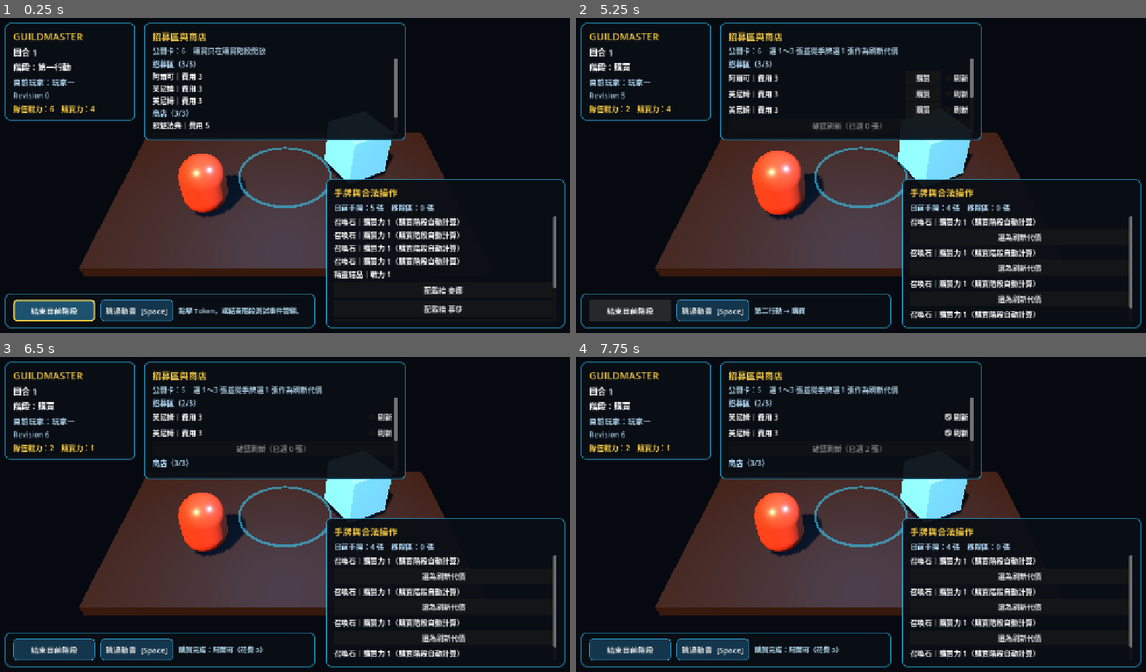
Above: before the commit, frames 1-4 (two rows, left to right).
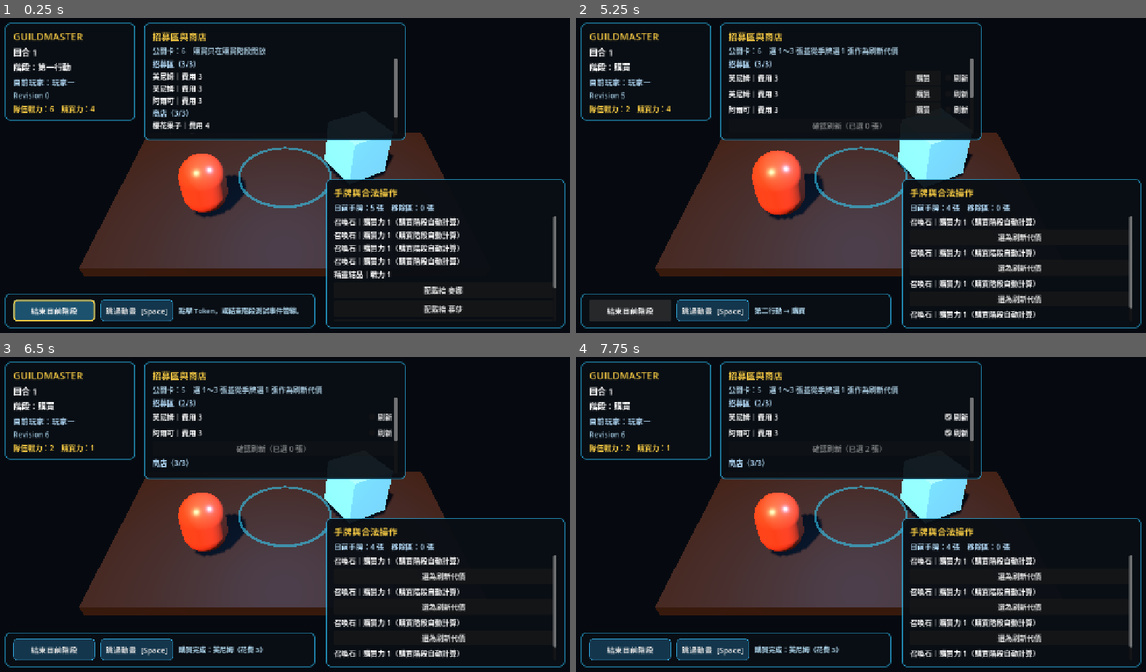
Above: after the commit, the same moments.

Repository: newhandarky/Guildmaster-Deckbuilder-Godot
Game: Godot game, scene res://scenes/boot/main.tscn
Same seed, same stepped clock (60 frames per second), same inputs: the game is played once before the commit and once after it.
Inputs:
- Up to frame 1 (0.25 s): no input
- Up to frame 2 (5.25 s): click "結束目前階段" at 0.5 s; click "討伐並略過獎勵" at 1.25 s; click "跳過動畫 [Space]" at 2 s; click "結束目前階段" at 2.75 s; click "配戴給 辛芙妮" at 3.5 s; click "跳過動畫 [Space]" at 4.25 s; click "結束目前階段" at 5 s
- Up to frame 3 (6.5 s): click "購買" at 5.75 s
- Up to frame 4 (7.75 s): click "刷新" at 6.5 s; click "刷新" at 7.25 s

The runs differ from the first frame. In frame 1, 0.3% of the frame differs, in the area x 26-37%, y 17-36%; in frame 2, 0.1%; in frame 3, 0.1%; in frame 4, 0.1%.

Commit message:
feat: add fire elemental hand redraw

Diff:
--- a/app/game_session.gd
+++ b/app/game_session.gd
@@ -6,7 +6,7 @@
 signal command_rejected(error_code: String)
 
 const CONTENT_PACK_PATH := "res://content/packs/base_vertical_slice.json"
-const RULESET_FINGERPRINT := "ruleset:vertical-slice:0.10.0"
+const RULESET_FINGERPRINT := "ruleset:vertical-slice:0.11.0"
 
 var state: GameStateData
 var content_registry := ContentRegistry.new()
@@ -189,7 +189,7 @@
 		return {}
 	return {
 		"snapshot_schema_version": 1,
-		"app_version": "0.10.0",
+		"app_version": "0.11.0",
 		"content_fingerprint": content_registry.pack_fingerprint,
 		"ruleset_fingerprint": RULESET_FINGERPRINT,
 		"state": state.to_dictionary(),
--- a/content/packs/base_vertical_slice.json
+++ b/content/packs/base_vertical_slice.json
@@ -1,7 +1,7 @@
 {
   "manifest": {
     "pack_id": "base:vertical-slice",
-    "version": "0.10.0",
+    "version": "0.11.0",
     "includes_custom_adventurers": false
   },
   "definitions": [
@@ -168,6 +168,27 @@
       "presentation_id": "base:presentation/monster-gargoyle"
     },
     {
+      "definition_id": "base:monster/monster-13",
+      "display_name": "火元素",
+      "card_type": "monster",
+      "copies": 2,
+      "combat": 4,
+      "purchase_power": 1,
+      "honor": 3,
+      "tags": [
+        "enemy",
+        "monster"
+      ],
+      "effects": [
+        {
+          "op": "discard_hand_and_draw",
+          "timing": "on_defeat",
+          "optional": true
+        }
+      ],
+      "presentation_id": "base:presentation/monster-fire-elemental"
+    },
+    {
       "definition_id": "base:starter/summoning-stone",
       "display_name": "召喚石",
       "card_type": "starter",
--- a/domain/commands/combat_service.gd
+++ b/domain/commands/combat_service.gd
@@ -109,6 +109,8 @@
 					reward_parts.append("+%d 購買力" % int(effect.get("amount", 0)))
 				&"draw":
 					reward_parts.append("抽 %d 張" % int(effect.get("amount", 0)))
+				&"discard_hand_and_draw":
+					reward_parts.append("可棄掉全部手牌，再抽相同張數")
 				&"choose_remove_card":
 					reward_parts.append("可從%s移除 %d 張" % [
 						_source_zone_label(StringName(effect.get("source_zone_key", ""))),
--- a/domain/effects/effect_resolver.gd
+++ b/domain/effects/effect_resolver.gd
@@ -5,6 +5,7 @@
 	&"grant_purchase_power",
 	&"grant_combat",
 	&"draw",
+	&"discard_hand_and_draw",
 	&"conditional_combat",
 	&"choose_remove_card",
 	&"choose_gain_card",
@@ -78,6 +79,48 @@
 					"op": str(operation),
 					"amount": amount,
 					"drawn_count": int(draw_result.get("drawn_count", 0)),
+				})
+				continue
+			&"discard_hand_and_draw":
+				var hand_zone_id := StringName(player.zone_ids.get(&"hand", &""))
+				var discard_zone_id := StringName(player.zone_ids.get(&"discard_pile", &""))
+				var draw_zone_id := StringName(player.zone_ids.get(&"draw_pile", &""))
+				var hand := state.zones.get(hand_zone_id) as ZoneData
+				var discard := state.zones.get(discard_zone_id) as ZoneData
+				var draw_pile := state.zones.get(draw_zone_id) as ZoneData
+				if hand == null or discard == null or draw_pile == null:
+					return "missing_player_card_zone"
+				var locked_card_ids := hand.card_instance_ids.duplicate()
+				var locked_count := locked_card_ids.size()
+				events.append({
+					"type": "hand_redraw_started",
+					"actor_id": str(actor_id),
+					"locked_card_ids": _string_name_array_to_strings(locked_card_ids),
+					"locked_count": locked_count,
+				})
+				for card_instance_id: StringName in locked_card_ids:
+					var move_result := ZoneService.move_card(
+						state, card_instance_id, hand_zone_id, discard_zone_id
+					)
+					if not bool(move_result.get("ok", false)):
+						return str(move_result.get("error", "hand_redraw_discard_failed"))
+					var move_event := (move_result.get("event", {}) as Dictionary).duplicate(true)
+					move_event["reason"] = "hand_redraw_discard"
+					events.append(move_event)
+				var redraw_result := DeckService.draw_cards(
+					state, actor_id, locked_count, events
+				)
+				if not bool(redraw_result.get("ok", false)):
+					return str(redraw_result.get("error", "hand_redraw_draw_failed"))
+				if int(redraw_result.get("drawn_count", 0)) != locked_count:
+					return "hand_redraw_count_mismatch"
+				events.append({
+					"type": "effect_resolved",
+					"actor_id": str(actor_id),
+					"effect_index": index,
+					"op": str(operation),
+					"discarded_count": locked_count,
+					"drawn_count": int(redraw_result.get("drawn_count", 0)),
 				})
 				continue
 			&"choose_remove_card":
@@ -229,3 +272,10 @@
 	if card == null:
 		return null
 	return definitions.get(StringName(card.get("definition_id", ""))) as CardDefinition
+
+
+static func _string_name_array_to_strings(values: Array[StringName]) -> Array[String]:
+	var result: Array[String] = []
+	for value: StringName in values:
+		result.append(str(value))
+	return result
--- a/domain/state/game_state_data.gd
+++ b/domain/state/game_state_data.gd
@@ -6,8 +6,8 @@
 
 var schema_version: int = 1
 var game_id: StringName = &"game-demo-001"
-var content_version: String = "0.10.0"
-var ruleset_version: String = "0.10.0"
+var content_version: String = "0.11.0"
+var ruleset_version: String = "0.11.0"
 var seed_value: int = 20260909
 var rng_state: int = 0
 var revision: int = 0
@@ -114,6 +114,18 @@
 			"definition_id": "base:monster/monster-12",
 			"owner_id": "",
 			"state": {"target_id": "target-monster-12-02"},
+		},
+		&"card-monster-fire-elemental-01": {
+			"instance_id": "card-monster-fire-elemental-01",
+			"definition_id": "base:monster/monster-13",
+			"owner_id": "",
+			"state": {"target_id": "target-monster-13-01"},
+		},
+		&"card-monster-fire-elemental-02": {
+			"instance_id": "card-monster-fire-elemental-02",
+			"definition_id": "base:monster/monster-13",
+			"owner_id": "",
+			"state": {"target_id": "target-monster-13-02"},
 		},
 	}
 	for player_id: StringName in state.turn_order:
@@ -137,6 +149,8 @@
 		&"card-monster-automaton-warrior-02",
 		&"card-monster-gargoyle-01",
 		&"card-monster-gargoyle-02",
+		&"card-monster-fire-elemental-01",
+		&"card-monster-fire-elemental-02",
 	])
 	var monster_rng := DeterministicRng.new(state.seed_value, state.rng_state)
 	monster_rng.shuffle(monster_cycle.card_instance_ids)
--- a/persistence/snapshot_codec.gd
+++ b/persistence/snapshot_codec.gd
@@ -8,7 +8,7 @@
 	var state_data := state.to_dictionary()
 	return CanonicalJson.stringify({
 		"snapshot_schema_version": 1,
-		"app_version": "0.10.0",
+		"app_version": "0.11.0",
 		"content_fingerprint": content_fingerprint,
 		"ruleset_fingerprint": ruleset_fingerprint,
 		"state": state_data,
--- a/tests/headless/run_smoke.gd
+++ b/tests/headless/run_smoke.gd
@@ -35,6 +35,7 @@
 	_test_automaton_archer_pending_choice()
 	_test_automaton_warrior_discard_choice()
 	_test_gargoyle_recruit_choice()
+	_test_fire_elemental_hand_redraw()
 	_test_combat_rejection_is_atomic()
 	_test_combat_equipment_departure()
 	_test_supply_setup_and_determinism()
@@ -49,6 +50,7 @@
 	await _test_pending_choice_hud_integration()
 	await _test_discard_choice_hud_integration()
 	await _test_gargoyle_choice_hud_integration()
+	await _test_fire_elemental_hud_integration()
 	_test_play_adventurer_capacity_and_equipment_departure()
 	_test_use_item_draw_and_rest_cleanup()
 	_test_turn_rotation()
@@ -72,7 +74,7 @@
 	var registry := ContentRegistry.new()
 	var errors := registry.load_pack("res://content/packs/base_vertical_slice.json")
 	_expect(errors.is_empty(), "base content pack should validate: %s" % "; ".join(errors))
-	_expect(registry.definitions.size() == 19, "vertical slice should load nineteen base definitions")
+	_expect(registry.definitions.size() == 20, "vertical slice should load twenty base definitions")
 	var warrior := registry.definitions.get(&"base:monster/monster-11") as CardDefinition
 	_expect(
 		warrior != null and warrior.copies == 2 and warrior.combat == 4 \
@@ -84,6 +86,13 @@
 		gargoyle != null and gargoyle.copies == 2 and gargoyle.combat == 6 \
 				and gargoyle.purchase_power == 2 and gargoyle.honor == 4,
 		"gargoyle should use the confirmed 2 copies and 6/2/4 values"
+	)
+	var fire_elemental := registry.definitions.get(&"base:monster/monster-13") as CardDefinition
+	_expect(
+		fire_elemental != null and fire_elemental.copies == 2 \
+				and fire_elemental.combat == 4 and fire_elemental.purchase_power == 1 \
+				and fire_elemental.honor == 3,
+		"fire elemental should use the confirmed 2 copies and 4/1/3 values"
 	)
 	_expect(not registry.definitions.has(&"custom:adventurer/melee-01"), "custom adventurers must stay disabled")
 	_expect(not registry.pack_fingerprint.is_empty(), "content pack should expose a deterministic fingerprint")
@@ -95,7 +104,7 @@
 	var first_fingerprint := registry.pack_fingerprint
 	var second_errors := registry.load_pack("res://content/packs/base_vertical_slice.json")
 	_expect(first_errors.is_empty() and second_errors.is_empty(), "content pack should be safely reloadable")
-	_expect(registry.definitions.size() == 19, "content reload must not retain duplicate definitions")
+	_expect(registry.definitions.size() == 20, "content reload must not retain duplicate definitions")
 	_expect(registry.pack_fingerprint == first_fingerprint, "same content should keep the same fingerprint")
 
 
@@ -121,7 +130,7 @@
 
 func _test_official_starting_setup() -> void:
 	var state := GameStateData.create_vertical_slice()
-	_expect(state.cards.size() == 47, "setup should create player cards, thirteen monsters, and fourteen market cards")
+	_expect(state.cards.size() == 49, "setup should create player cards, fifteen monsters, and fourteen market cards")
 	for player_id: StringName in state.turn_order:
 		var player := state.players[player_id] as PlayerStateData
 		var party := state.zones[player.zone_ids[&"party"]] as ZoneData
@@ -416,7 +425,7 @@
 	var row := state.zones[SupplyService.MONSTER_ROW_ID] as ZoneData
 	var cycle := state.zones[SupplyService.MONSTER_CYCLE_ID] as ZoneData
 	_expect(row.card_instance_ids.size() == 3, "vertical slice should reveal three monsters")
-	_expect(cycle.card_instance_ids.size() == 10, "vertical slice cycle should retain ten monsters")
+	_expect(cycle.card_instance_ids.size() == 12, "vertical slice cycle should retain twelve monsters")
 	_expect(
 		row.card_instance_ids == [
 			&"card-monster-skeleton-01",
@@ -1400,6 +1409,296 @@
 					.card_instance_ids.size() == SupplyService.ROW_SIZE,
 			"rest phase should refill the recruit taken by gargoyle"
 		)
+
+
+func _test_fire_elemental_hand_redraw() -> void:
+	var definitions := _load_definitions()
+	var fire_id := &"card-monster-fire-elemental-01"
+	var state := GameStateData.create_vertical_slice(259)
+	var expose_error := _expose_monster(
+		state, fire_id, &"card-monster-rabbit-demon-01"
+	)
+	_expect(expose_error.is_empty(), "fire elemental fixture should expose the target")
+	if not expose_error.is_empty():
+		return
+	var phase_result := RulesEngine.dispatch(
+		state,
+		_end_phase_envelope(state, "cmd-fire-elemental-combat-setup"),
+		definitions
+	)
+	_expect(bool(phase_result.get("ok", false)), "fire elemental fixture should enter combat")
+	if not bool(phase_result.get("ok", false)):
+		return
+	state = phase_result["state"] as GameStateData
+	var player := state.players[&"p1"] as PlayerStateData
+	var hand := state.zones[player.zone_ids[&"hand"]] as ZoneData
+	var original_hand := hand.card_instance_ids.duplicate()
+	var original_rng_state := state.rng_state
+	var preview := CombatService.preview_attack(state, &"p1", fire_id, definitions)
+	_expect(bool(preview.get("legal", false)), "fire elemental should be attackable")
+	_expect(
+		preview.get("reward_summary") \
+				== "可棄掉全部手牌，再抽相同張數、取得此卡（購買力 1／榮譽 3）",
+		"fire elemental preview should show the complete optional redraw reward"
+	)
+	_expect(
+		bool(preview.get("optional_reward", false)) \
+				and not bool(preview.get("deferred_choice", true)),
+		"fire elemental should use the immediate ATTACK_TARGET optional reward flow"
+	)
+	var fire_commands: Array[Dictionary] = []
+	for command: Dictionary in RulesEngine.get_legal_commands(state, &"p1", definitions):
+		if StringName(command.get("target_card_id", "")) == fire_id:
+			fire_commands.append(command)
+	_expect(fire_commands.size() == 2, "fire elemental should expose execute and skip attacks")
+	var has_execute := false
+	var has_skip := false
+	for command: Dictionary in fire_commands:
+		has_execute = has_execute or bool(command.get("claim_optional_reward", false))
+		has_skip = has_skip or not bool(command.get("claim_optional_reward", true))
+	_expect(has_execute and has_skip, "fire elemental legal commands should include both reward choices")
+
+	var attack_envelope := _command_envelope(state, {
+		"type": "ATTACK_TARGET",
+		"target_card_id": str(fire_id),
+		"claim_optional_reward": true,
+	}, "cmd-attack-fire-elemental")
+	var attack_result := RulesEngine.dispatch(state, attack_envelope, definitions)
+	var repeated_attack := RulesEngine.dispatch(state.clone_state(), attack_envelope, definitions)
+	_expect(bool(attack_result.get("ok", false)), "fire elemental redraw attack should commit")
+	_expect(
+		attack_result.get("after_hash") == repeated_attack.get("after_hash"),
+		"identical fire elemental redraws should produce the same committed hash"
+	)
+	if not bool(attack_result.get("ok", false)):
+		return
+	var redrawn := attack_result["state"] as GameStateData
+	player = redrawn.players[&"p1"] as PlayerStateData
+	_expect(redrawn.effect_state.is_empty(), "fire elemental must not create pending state")
+	_expect(
+		(redrawn.zones[player.zone_ids[&"hand"]] as ZoneData).card_instance_ids.size() \
+				== original_hand.size(),
+		"fire elemental should redraw exactly the locked hand count"
+	)
+	var events := attack_result.get("events", []) as Array
+	var start_index := -1
+	var first_discard_index := -1
+	var last_discard_index := -1
+	var reshuffle_index := -1
+	var first_draw_index := -1
+	var last_draw_index := -1
+	var effect_index := -1
+	var claim_index := -1
+	var locked_ids: Array = []
+	var redraw_discard_count := 0
+	var redraw_draw_count := 0
+	for index in events.size():
+		var event := events[index] as Dictionary
+		if event.get("type") == "hand_redraw_started":
+			start_index = index
+			locked_ids = event.get("locked_card_ids", []) as Array
+		elif event.get("reason") == "hand_redraw_discard":
+			if first_discard_index < 0:
+				first_discard_index = index
+			last_discard_index = index
+			redraw_discard_count += 1
+		elif event.get("type") == "discard_reshuffled":
+			reshuffle_index = index
+		elif event.get("reason") == "draw":
+			if first_draw_index < 0:
+				first_draw_index = index
+			last_draw_index = index
+			redraw_draw_count += 1
+		elif event.get("type") == "effect_resolved" \
+				and event.get("op") == "discard_hand_and_draw":
+			effect_index = index
+		elif event.get("reason") == "defeated_monster_claimed":
+			claim_index = index
+	_expect(
+		locked_ids == _string_names_to_strings(original_hand),
+		"fire elemental should lock the complete current hand before moving cards"
+	)
+	_expect(
+		redraw_discard_count == original_hand.size() \
+				and redraw_draw_count == original_hand.size(),
+		"fire elemental must discard and draw the full locked count"
+	)
+	_expect(
+		start_index >= 0 and start_index < first_discard_index \
+				and last_discard_index < reshuffle_index \
+				and reshuffle_index < first_draw_index \
+				and last_draw_index < effect_index and effect_index < claim_index,
+		"fire elemental events should order lock, all discards, reshuffle, draws, effect, and claim"
+	)
+	_expect(redrawn.rng_state != original_rng_state, "fire elemental reshuffle should advance seeded RNG")
+	_expect(InvariantService.validate(redrawn).is_empty(), "fire elemental redraw should preserve invariants")
+	var snapshot := SnapshotCodec.encode(redrawn, "content-fire", "rules-fire")
+	var decoded := SnapshotCodec.decode(snapshot, "content-fire", "rules-fire")
+	_expect(bool(decoded.get("ok", false)), "fire elemental result should survive snapshot restore")
+	if bool(decoded.get("ok", false)):
+		_expect(
+			CanonicalJson.sha256((decoded["state"] as GameStateData).to_dictionary()) \
+					== CanonicalJson.sha256(redrawn.to_dictionary()),
+			"fire elemental snapshot should preserve its deterministic state hash"
+		)
+
+	var skip_result := RulesEngine.dispatch(
+		state,
+		_command_envelope(state, {
+			"type": "ATTACK_TARGET",
+			"target_card_id": str(fire_id),
+			"claim_optional_reward": false,
+		}, "cmd-skip-fire-elemental-reward"),
+		definitions
+	)
+	_expect(bool(skip_result.get("ok", false)), "fire elemental redraw should be skippable")
+	if bool(skip_result.get("ok", false)):
+		var skipped := skip_result["state"] as GameStateData
+		_expect(
+			(skipped.zones[&"p1:hand"] as ZoneData).card_instance_ids == original_hand,
+			"skipping fire elemental should preserve the complete hand"
+		)
+		_expect(skipped.rng_state == original_rng_state, "skipping redraw must not consume RNG")
+		_expect(
+			not _events_contain(skip_result.get("events", []) as Array, "hand_redraw_started"),
+			"skipping fire elemental should not begin the redraw operation"
+		)
+
+	var empty_hand_state := GameStateData.create_vertical_slice(261)
+	_expose_monster(empty_hand_state, fire_id, &"card-monster-rabbit-demon-01")
+	var empty_player := empty_hand_state.players[&"p1"] as PlayerStateData
+	var empty_hand := empty_hand_state.zones[empty_player.zone_ids[&"hand"]] as ZoneData
+	for card_id: StringName in empty_hand.card_instance_ids.duplicate():
+		var move_result := ZoneService.move_card(
+			empty_hand_state,
+			card_id,
+			empty_player.zone_ids[&"hand"],
+			empty_player.zone_ids[&"draw_pile"]
+		)
+		_expect(bool(move_result.get("ok", false)), "empty-hand fixture should move each hand card")
+	phase_result = RulesEngine.dispatch(
+		empty_hand_state,
+		_end_phase_envelope(empty_hand_state, "cmd-fire-empty-combat-setup"),
+		definitions
+	)
+	if not bool(phase_result.get("ok", false)):
+		_expect(false, "empty-hand fire fixture should enter combat")
+		return
+	empty_hand_state = phase_result["state"] as GameStateData
+	var empty_result := RulesEngine.dispatch(
+		empty_hand_state,
+		_command_envelope(empty_hand_state, {
+			"type": "ATTACK_TARGET",
+			"target_card_id": str(fire_id),
+			"claim_optional_reward": true,
+		}, "cmd-fire-empty-redraw"),
+		definitions
+	)
+	_expect(bool(empty_result.get("ok", false)), "zero-card fire redraw should complete stably")
+	if bool(empty_result.get("ok", false)):
+		var empty_redrawn := empty_result["state"] as GameStateData
+		_expect(empty_redrawn.effect_state.is_empty(), "zero-card redraw must not create pending state")
+		_expect(
+			(empty_redrawn.zones[&"p1:hand"] as ZoneData).card_instance_ids.is_empty(),
+			"zero-card redraw should keep the hand empty"
+		)
+		var empty_events := empty_result.get("events", []) as Array
+		var empty_started := false
+		var empty_resolved := false
+		for event: Dictionary in empty_events:
+			if event.get("type") == "hand_redraw_started":
+				empty_started = int(event.get("locked_count", -1)) == 0
+			elif event.get("type") == "effect_resolved" \
+					and event.get("op") == "discard_hand_and_draw":
+				empty_resolved = int(event.get("discarded_count", -1)) == 0 \
+						and int(event.get("drawn_count", -1)) == 0
+		_expect(empty_started and empty_resolved, "zero-card redraw should emit stable zero counts")
+		_expect(
+			not _events_contain(empty_events, "discard_reshuffled"),
+			"zero-card redraw should not trigger an unnecessary reshuffle"
+		)
+
+	var boundary := GameStateData.create_vertical_slice(263)
+	var boundary_player := boundary.players[&"p1"] as PlayerStateData
+	var boundary_hand := boundary.zones[boundary_player.zone_ids[&"hand"]] as ZoneData
+	for index in 2:
+		var boundary_card_id := boundary_hand.card_instance_ids[0]
+		ZoneService.move_card(
+			boundary,
+			boundary_card_id,
+			boundary_player.zone_ids[&"hand"],
+			boundary_player.zone_ids[&"draw_pile"]
+		)
+	var repeated_boundary := boundary.clone_state()
+	var boundary_effects: Array[Dictionary] = [{"op": "discard_hand_and_draw"}]
+	var boundary_events: Array[Dictionary] = []
+	var repeated_boundary_events: Array[Dictionary] = []
+	var boundary_error := EffectResolver.resolve(
+		boundary, &"p1", boundary_effects, boundary_events, definitions
+	)
+	var repeated_boundary_error := EffectResolver.resolve(
+		repeated_boundary, &"p1", boundary_effects, repeated_boundary_events, definitions
+	)
+	_expect(
+		boundary_error.is_empty() and repeated_boundary_error.is_empty(),
+		"fire redraw should cross a partially depleted draw-pile boundary"
+	)
+	_expect(
+		CanonicalJson.sha256(boundary.to_dictionary()) \
+				== CanonicalJson.sha256(repeated_boundary.to_dictionary()),
+		"partial draw-pile redraw should use deterministic reshuffle order"
+	)
+	var boundary_reshuffles := 0
+	for event: Dictionary in boundary_events:
+		if event.get("type") == "discard_reshuffled":
+			boundary_reshuffles += 1
+	_expect(boundary_reshuffles == 1, "partial draw pile should reshuffle exactly once when exhausted")
+	_expect(
+		(boundary.zones[boundary_player.zone_ids[&"hand"]] as ZoneData).card_instance_ids.size() == 3,
+		"partial-boundary redraw should restore the locked three-card hand"
+	)
+
+	var failing_state := GameStateData.create_vertical_slice(265)
+	_expose_monster(failing_state, fire_id, &"card-monster-rabbit-demon-01")
+	phase_result = RulesEngine.dispatch(
+		failing_state,
+		_end_phase_envelope(failing_state, "cmd-fire-failure-combat-setup"),
+		definitions
+	)
+	if not bool(phase_result.get("ok", false)):
+		_expect(false, "fire failure fixture should enter combat")
+		return
+	failing_state = phase_result["state"] as GameStateData
+	var invalid_definitions := definitions.duplicate()
+	var invalid_fire := (
+		definitions[&"base:monster/monster-13"] as CardDefinition
+	).duplicate(true) as CardDefinition
+	invalid_fire.effects = [{
+		"op": "unsupported_fire_reward",
+		"timing": "on_defeat",
+		"optional": true,
+	}]
+	invalid_definitions[&"base:monster/monster-13"] = invalid_fire
+	var failing_hash := CanonicalJson.sha256(failing_state.to_dictionary())
+	var failure_result := RulesEngine.dispatch(
+		failing_state,
+		_command_envelope(failing_state, {
+			"type": "ATTACK_TARGET",
+			"target_card_id": str(fire_id),
+			"claim_optional_reward": true,
+		}, "cmd-fire-invalid-effect"),
+		invalid_definitions
+	)
+	_expect(
+		str(failure_result.get("error", "")).begins_with("invalid_effect:"),
+		"invalid fire operation should reject dispatch after draft combat work"
+	)
+	_expect(
+		failure_result.get("before_hash") == failing_hash \
+				and failure_result.get("after_hash") == failing_hash \
+				and CanonicalJson.sha256(failing_state.to_dictionary()) == failing_hash,
+		"failed fire elemental dispatch must remain atomic"
+	)
 
 
 func _test_combat_rejection_is_atomic() -> void:
@@ -1967,6 +2266,59 @@
 	app.queue_free()
 
 
+func _test_fire_elemental_hud_integration() -> void:
+	var packed := load("res://scenes/boot/main.tscn") as PackedScene
+	var app := packed.instantiate() as GameApp
+	root.add_child(app)
+	await process_frame
+	var expose_error := _expose_monster(
+		app.session.state,
+		&"card-monster-fire-elemental-01",
+		&"card-monster-rabbit-demon-01"
+	)
+	_expect(expose_error.is_empty(), "fire elemental HUD fixture should expose the target")
+	var phase_result := app.session.end_phase()
+	_expect(bool(phase_result.get("ok", false)), "fire elemental HUD should enter combat")
+	await process_frame
+	var reward_button: Button
+	var skip_reward_button: Button
+	var inside_fire_actions := false
+	for child: Node in app.hud.market_actions.get_children():
+		if child is Label:
+			var label_text := (child as Label).text
+			if label_text.begins_with("火元素｜"):
+				inside_fire_actions = true
+			elif inside_fire_actions:
+				break
+		elif inside_fire_actions and child is Button:
+			var button := child as Button
+			if "棄掉全部手牌，再抽相同張數" in button.text:
+				reward_button = button
+			elif button.text == "討伐並略過獎勵":
+				skip_reward_button = button
+	_expect(reward_button != null, "fire elemental HUD should expose the redraw action")
+	_expect(skip_reward_button != null, "fire elemental HUD should expose the skip action")
+	if reward_button != null:
+		_expect(
+			"取得此卡（購買力 1／榮譽 3）" in reward_button.text,
+			"fire elemental execute action should display the complete reward"
+		)
+	if reward_button != null and skip_reward_button != null:
+		_expect(
+			reward_button.focus_neighbor_bottom == skip_reward_button.get_path() \
+					and skip_reward_button.focus_neighbor_top == reward_button.get_path(),
+			"fire elemental execute and skip actions should remain in keyboard focus order"
+		)
+		reward_button.pressed.emit()
+		await process_frame
+		_expect(app.session.state.effect_state.is_empty(), "fire elemental HUD action should commit directly")
+		_expect(
+			(app.session.state.zones[&"p1:hand"] as ZoneData).card_instance_ids.size() == 5,
+			"fire elemental HUD execution should restore the locked hand size"
+		)
+	app.queue_free()
+
+
 func _test_play_adventurer_capacity_and_equipment_departure() -> void:
 	var definitions := _load_definitions()
 	var state := GameStateData.create_vertical_slice(241)
Not shown, changed: export_presets.cfg
